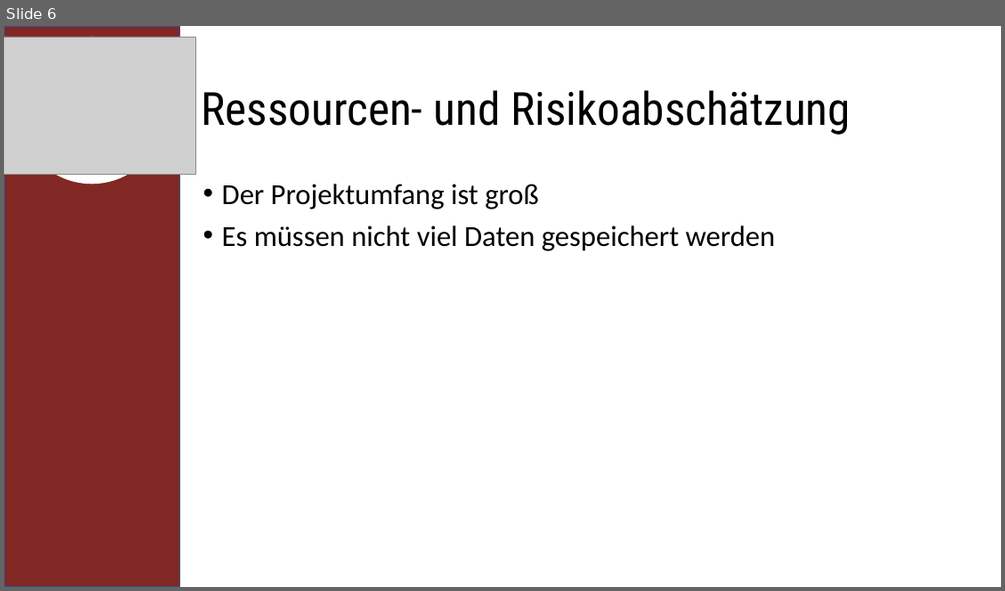
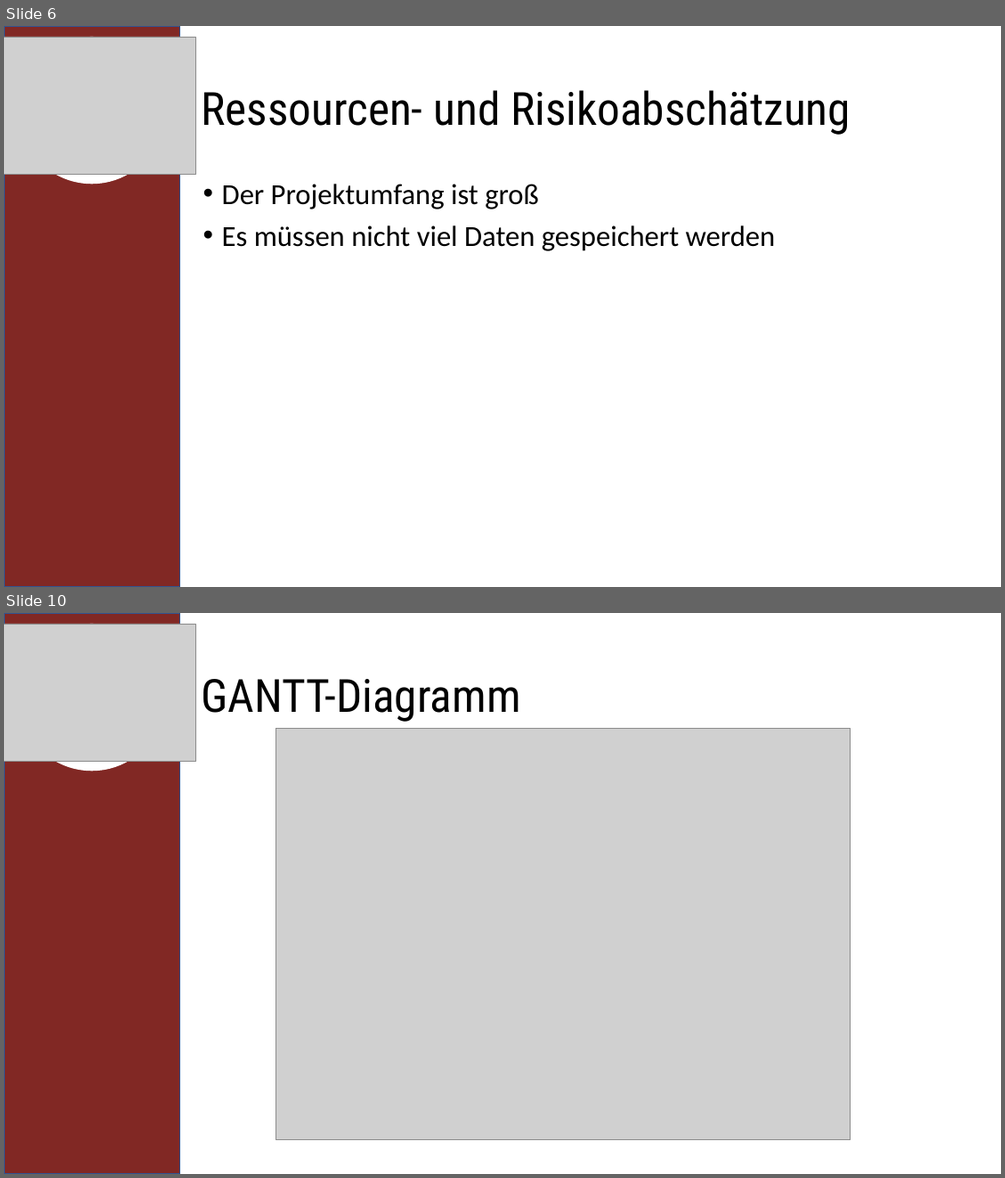
Before and after one commit to Kamillendampf/2ndBook, a slide deck: 2nd Book.pptx. Shown one above the other, each under a label of ours: slide 6 before the commit, slides 6 and 10 after it; the slides between them are not shown. The pictures are 1005x591 and 1005x1178 pixels, drawn with LibreOffice and Linux fonts; fonts in the diff are those of the drawing; grey boxes stand for pictures. Boxes give left, top, right and bottom in pixels: in the first picture for what was removed or moved away, otherwise in the second. Text is boxed around its words. In the diff, an @@ line names an element or a change of style, - is before the commit and + after.

```diff
--- a/2nd Book.pptx
+++ b/2nd Book.pptx
@@ slide 10 added at (4, 613, 1001, 1174), background #FFFFFF @@
@@ rectangle added at (4, 613, 179, 1174), fill #812824, outline #325491 1 pt @@
@@ picture added at (4, 624, 195, 761) @@
@@ ellipse added at (18, 624, 165, 771), fill #FFFFFF @@
@@ title added at (202, 679, 521, 722), 44 pt, text #000000 @@
+GANTT-Diagramm
@@ picture added at (275, 728, 850, 1140) @@
```
Also in this commit, not shown: 1 slide changed, 4 other slides added, 1 other file.
